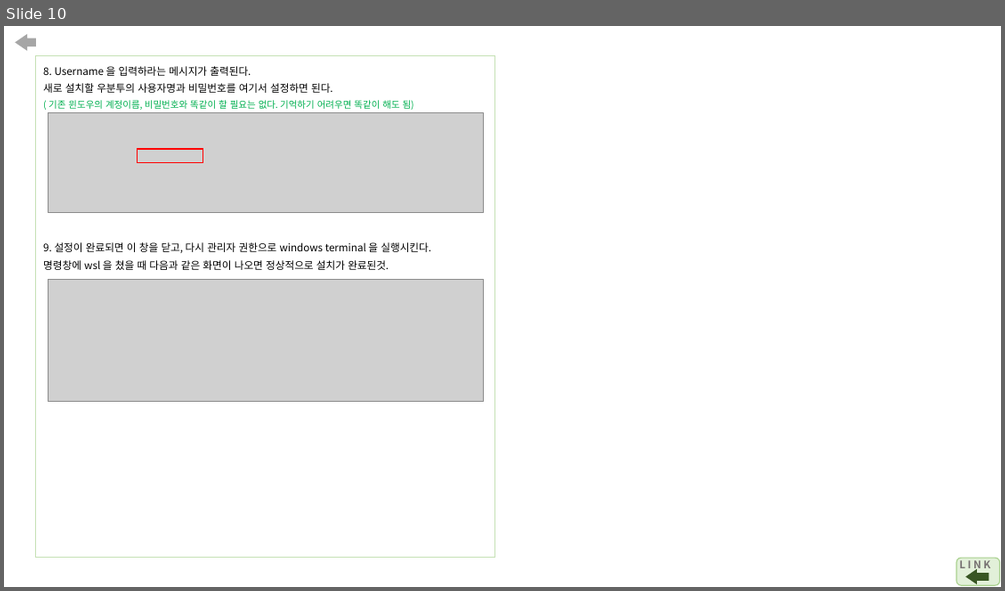
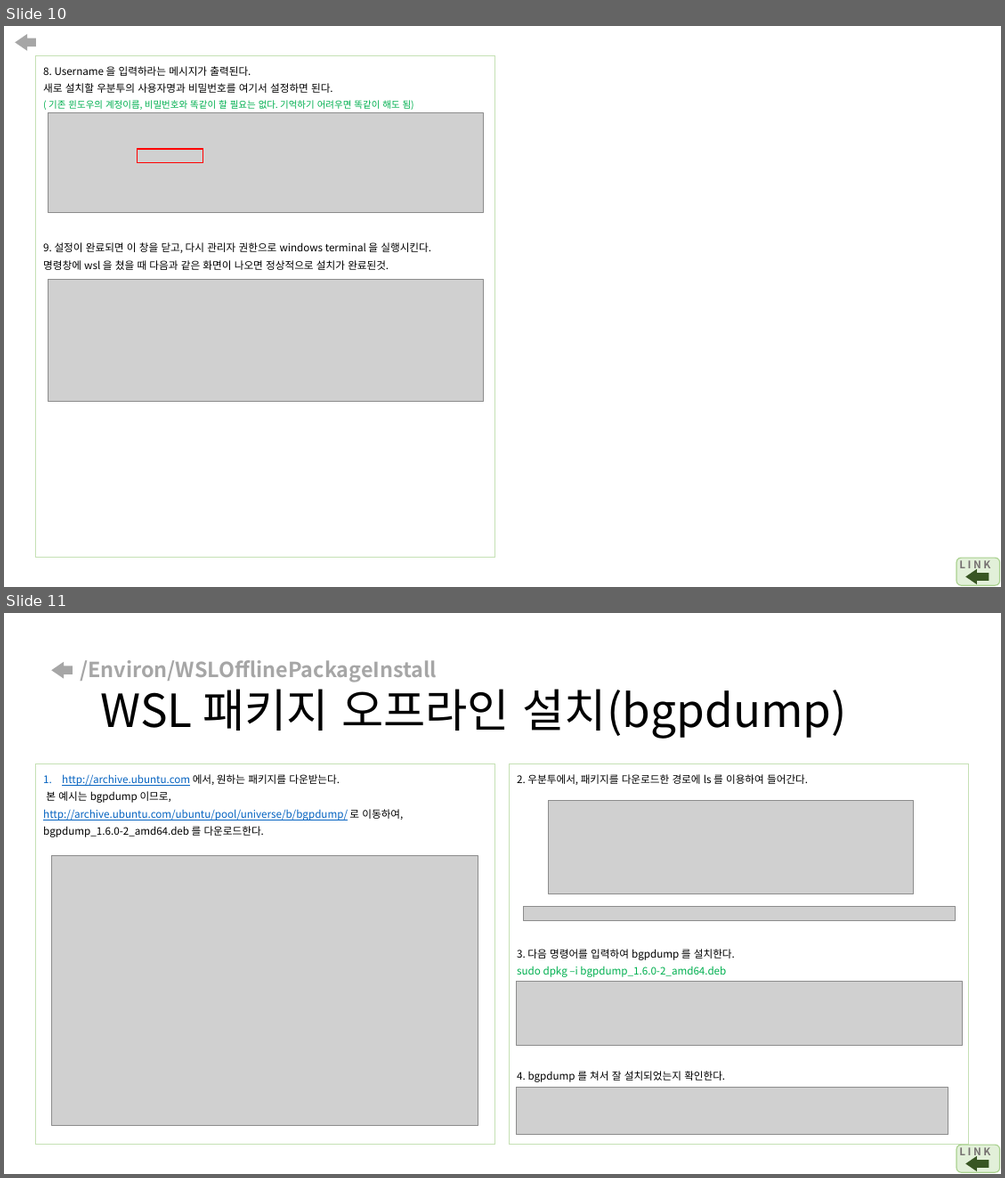
Before and after one commit to arizona95/CyberTraining, a slide deck: Lecture/student_class_ppt_21_2/국방사이버보안 과제.pptx. Shown one above the other, each under a label of ours: slide 10 before the commit, slides 10 and 11 after it. The pictures are 1005x591 and 1005x1178 pixels, drawn with LibreOffice and Linux fonts; fonts in the diff are those of the drawing; grey boxes stand for pictures. Boxes give left, top, right and bottom in pixels: in the first picture for what was removed or moved away, otherwise in the second. Text is boxed around its words. In the diff, an @@ line names an element or a change of style, - is before the commit and + after.

```diff
--- a/Lecture/student_class_ppt_21_2/국방사이버보안 과제.pptx
+++ b/Lecture/student_class_ppt_21_2/국방사이버보안 과제.pptx
@@ slide 11 added at (4, 613, 1001, 1174), background #FFFFFF @@
@@ right arrow added at (51, 662, 72, 679), fill #A6A6A6 @@
@@ title added at (80, 660, 846, 738), 20 pt, text #A6A6A6, bold @@
+/Environ/WSLOfflinePackageInstall
+WSL 패키지 오프라인 설치(bgpdump)
@@ rectangle added at (36, 764, 495, 1144), outline #C5E0B4 0.75 pt, 10 pt, text #0563C1, underline @@
+1. http://archive.ubuntu.com 에서, 원하는 패키지를 다운받는다.
+본 예시는 bgpdump 이므로,
+http://archive.ubuntu.com/ubuntu/pool/universe/b/bgpdump/ 로 이동하여,
+bgpdump_1.6.0-2_amd64.deb 를 다운로드한다.
@@ rectangle added at (510, 764, 969, 1144), outline #C5E0B4 0.75 pt, 10 pt, text #000000 @@
+2. 우분투에서, 패키지를 다운로드한 경로에 ls 를 이용하여 들어간다.
+3. 다음 명령어를 입력하여 bgpdump 를 설치한다.
+sudo dpkg –i bgpdump_1.6.0-2_amd64.deb
+4. bgpdump 를 쳐서 잘 설치되었는지 확인한다.
@@ picture added at (549, 801, 914, 893) @@
@@ picture added at (51, 855, 477, 1126) @@
@@ picture added at (523, 906, 955, 920) @@
@@ picture added at (517, 981, 963, 1046) @@
@@ picture added at (517, 1087, 948, 1135) @@
@@ rounded rectangle added at (956, 1144, 1000, 1172), fill #E2F0D9, outline #A9D18E 1 pt @@
@@ text added at (959, 1144, 990, 1159), 10 pt, text #767171, bold @@
+L I N K
@@ right arrow added at (966, 1156, 989, 1171), fill #385723 @@
```
Also in this commit, not shown: 2 slides changed, 6 other slides added, 22 slides removed.
